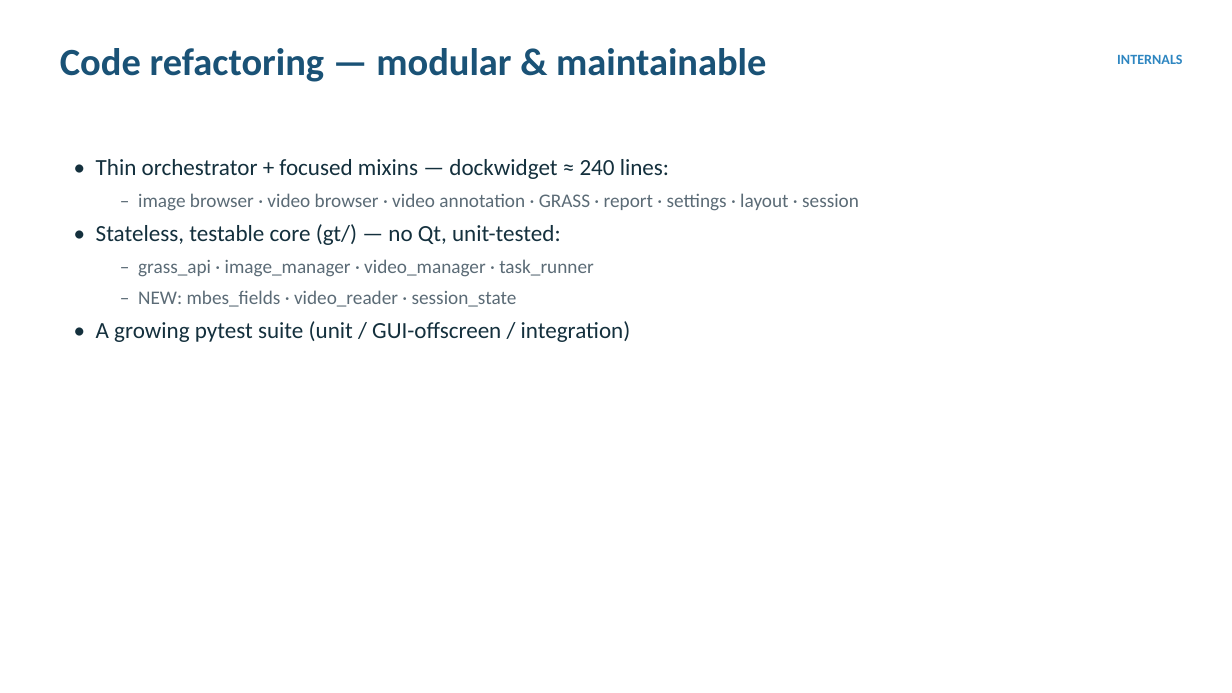
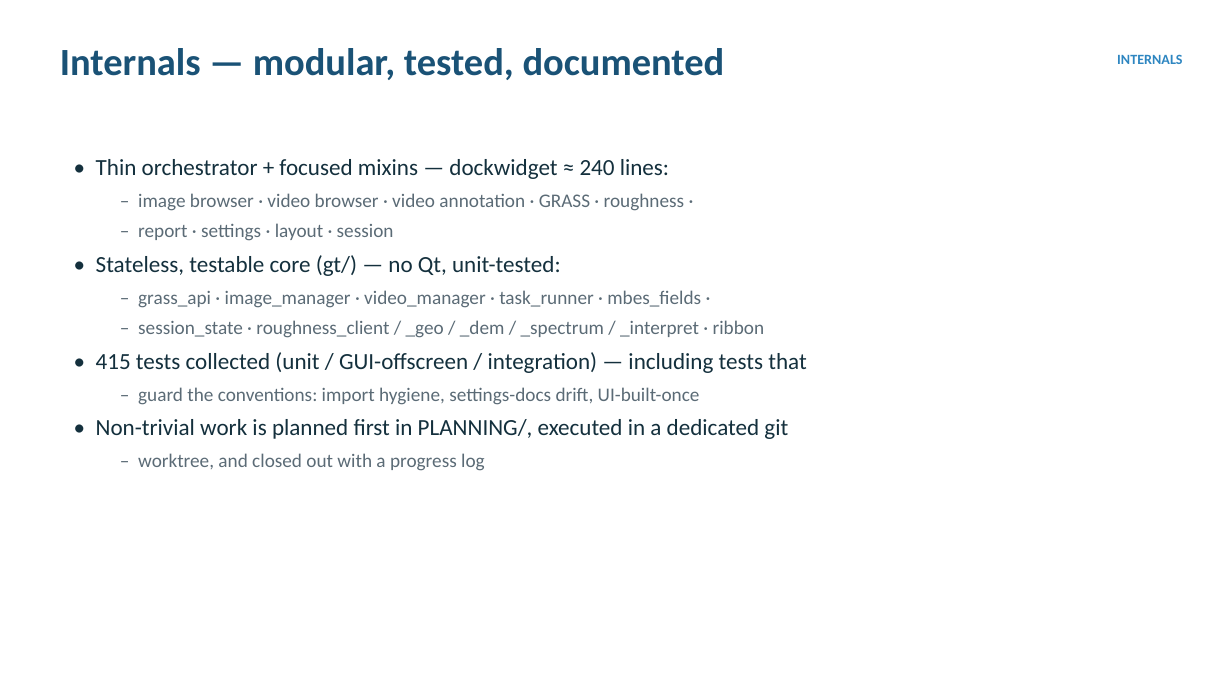
Before and after one commit to epifanio/groundtruther, a slide deck: slide 8 of docs/slides_groundtruther_update_2026.pptx. Drawn at 1232x693 pixels with LibreOffice and Linux fonts; fonts in the diff are those of the drawing. Boxes give left, top, right and bottom in pixels: in the first picture for what was removed or moved away, otherwise in the second. Text is boxed around its words. In the diff, an @@ line names an element or a change of style, - is before the commit and + after.

```diff
--- a/docs/slides_groundtruther_update_2026.pptx
+++ b/docs/slides_groundtruther_update_2026.pptx
@@ text at box(60, 48, 725, 80): text changed @@
-Code refactoring — modular & maintainable
+Internals — modular, tested, documented
@@ text at box(138, 193, 685, 241): text changed @@
-  – image browser · video browser · video annotation · GRASS · report · settings · layout · session
+  – image browser · video browser · video annotation · GRASS · roughness ·
+  – report · settings · layout · session
@@ text at box(96, 290, 806, 471): text changed @@
-  – grass_api · image_manager · video_manager · task_runner
-  – NEW: mbes_fields · video_reader · session_state
-• A growing pytest suite (unit / GUI-offscreen / integration)
+  – grass_api · image_manager · video_manager · task_runner · mbes_fields ·
+  – session_state · roughness_client / _geo / _dem / _spectrum / _interpret · ribbon
+• 415 tests collected (unit / GUI-offscreen / integration) — including tests that
+  – guard the conventions: import hygiene, settings-docs drift, UI-built-once
+• Non-trivial work is planned first in PLANNING/, executed in a dedicated git
+  – worktree, and closed out with a progress log
```
Also in this commit, not shown: 13 other slides changed, 17 slides added, 7 slides removed, 3 other files.
